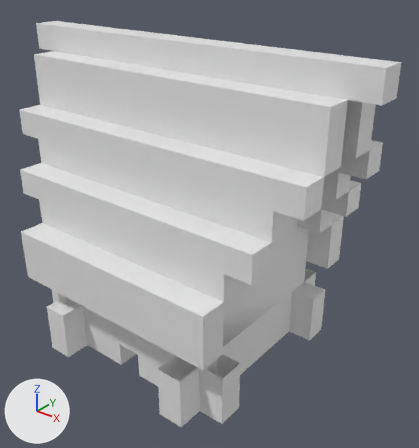
What one commit did to the OBJ model Mithmarie/Assets/Materials/house.obj.
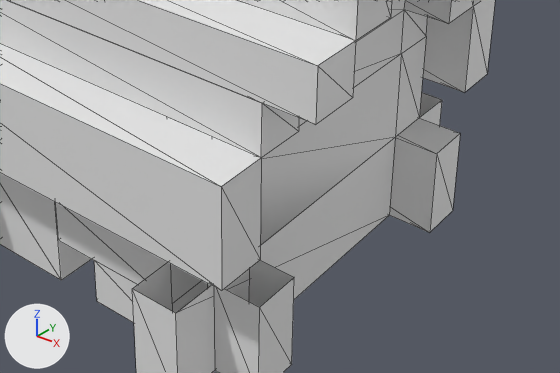
Each version appears first whole from a camera (50 mm lens) standing at (14.08, -16.04, 14.97) and looking at (1.45, -0.25, 5.18), and next in a close-up on the part from 21% to 90% of the width and 49% to 92% of the height. Lighting does not change. The marker at lower left points along +X, +Y and +Z. The older version's two pictures come first. The close-ups show mesh edges as thin lines. Where no turn or scale is listed for an object, it has been applied to the vertices. Vertices at exactly the same position are counted once.

Names of what the first close-up shows: 'house'.
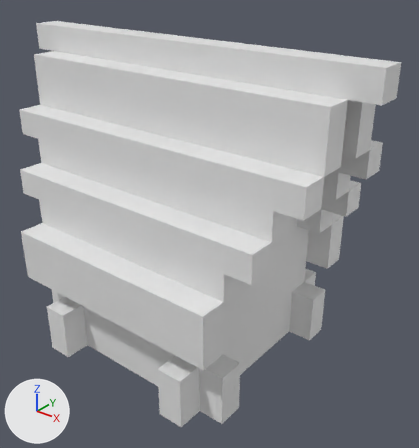
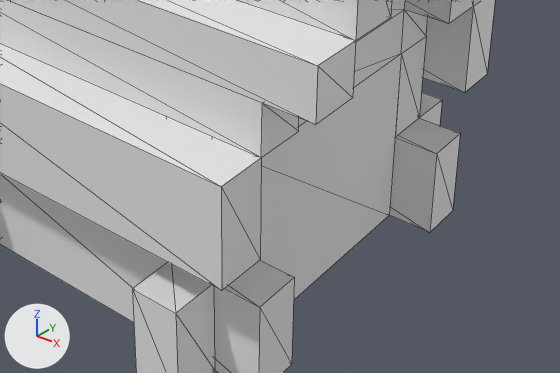
Boxes (x1, y1, x2, y2) around the edits, measured in the close-ups (560 x 373 px):
part 1 of me_house, built on
    before: (0, 54, 401, 373)
    after: (0, 54, 442, 373)

What changed in the scene script:
```text
Change me_house:
    used by ob_house; location = (0.0, 0.0, 0.0)
    remove me_house.from_pydata(...)  # 283 vertices, 376 faces; spans x -7.0..8.0, y -5.0..4.0, z 0.0..12.0
    add me_house.from_pydata(...)  # 269 vertices, 404 faces; spans x -7.0..8.0, y -5.0..4.0, z 0.0..12.0
    me_house part 1
    14 vertices are removed from x 0.0..3.0, y -4.0..2.0, z 0.0..2.0
    50 faces are deleted
    78 new faces join them
```
